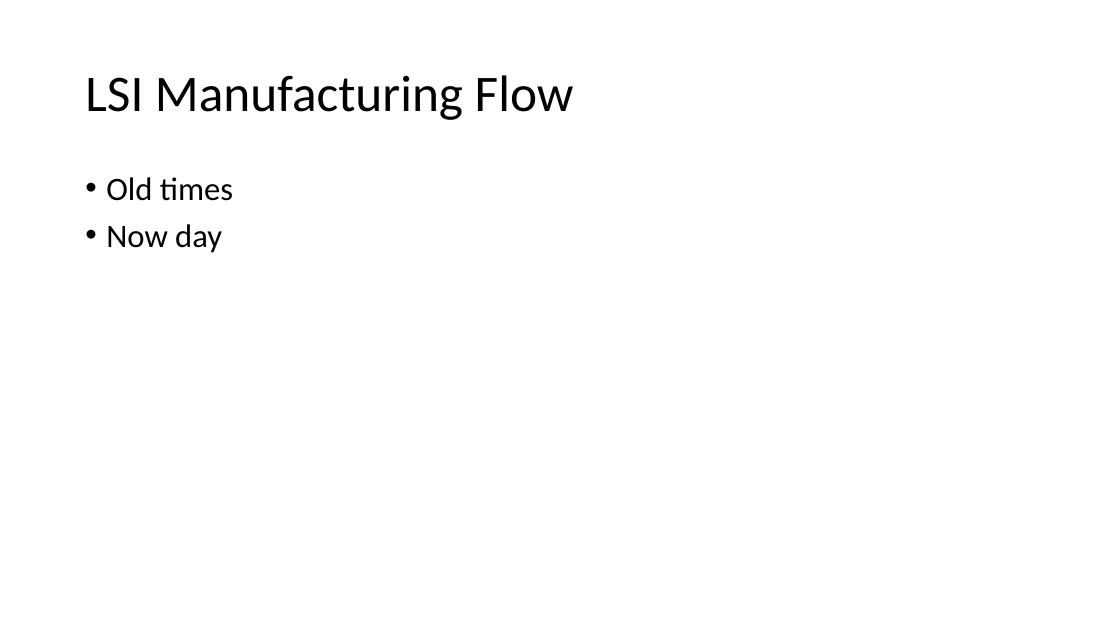
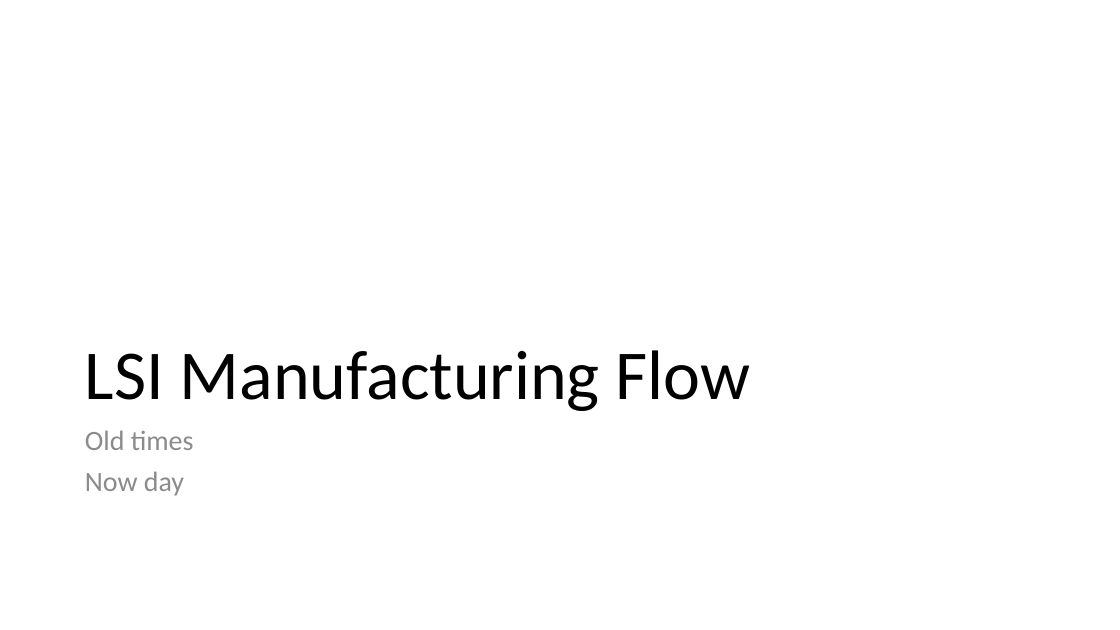
Before and after one commit to mashanz/skripsi_hanjara, a slide deck: slide 4 of ipp.pptx. Drawn at 1120x630 pixels with LibreOffice and Linux fonts; fonts in the diff are those of the drawing. Boxes give left, top, right and bottom in pixels: in the first picture for what was removed or moved away, otherwise in the second. Text is boxed around its words. In the diff, an @@ line names an element or a change of style, - is before the commit and + after.

Commit message:
edit sub and title

```diff
--- a/ipp.pptx
+++ b/ipp.pptx
@@ title "LSI Manufacturing Flow": place and size @@
-title "LSI Manufacturing Flow" at box(85, 75, 574, 120)
+title "LSI Manufacturing Flow" at box(85, 350, 751, 411)
@@ title "LSI Manufacturing Flow" at box(85, 350, 751, 411): size 44 to 60 pt; vertical alignment middle to bottom @@
@@ text "Old times": place and size @@
-text "Old times" at box(106, 177, 233, 253)
+text "Old times" at box(85, 430, 194, 496)
@@ text "Old times" at box(85, 430, 194, 496): size 28 to 24 pt, text colour #000000 to #8C8C8C; bullet • to none @@
```
Also in this commit, not shown: 3 other slides changed, 3 slides added, 1 slide removed.
